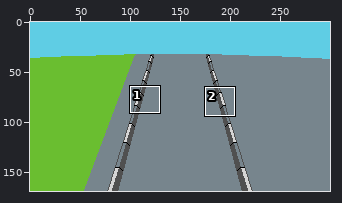
Two versions of one pixel-art file, textures/level.ase. Above, an overview of the earlier version with the close-up marked.
Close-up. Before the edit:
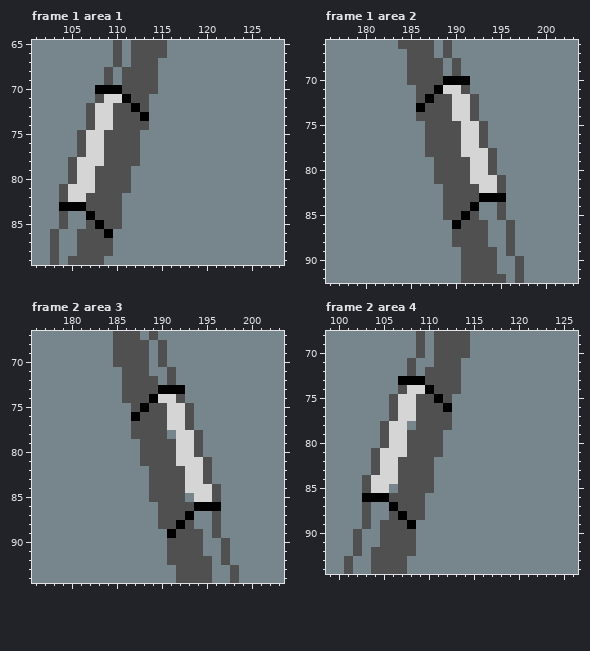
300x169 pixels, 14 frames. Shown: frame 1 area 1: x 101..128, y 65..89; frame 1 area 2: x 176..203, y 66..92; frame 2 area 3: x 176..203, y 67..94; frame 2 area 4: x 99..126, y 68..94. The commit also changed other frames or places, which this record leaves out.
Once edited:
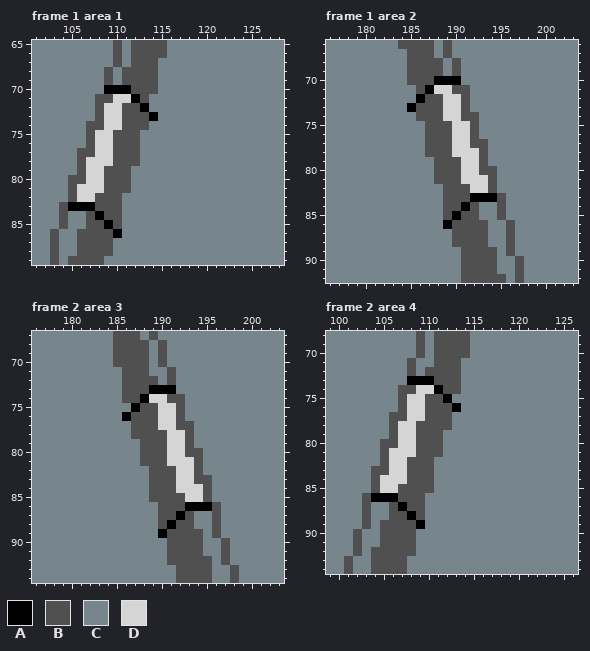
Palette (. is transparent): A #000000  B #505050  C #77858d  D #d5d5d5
Commit: mais calcada
What changed:
Changed rows in their new state; - is an unchanged pixel.
Frame 1 area 1, layer "calcada":
first column x 104:
70 ----C--A---
71 -----B-DA--
72 ---CB-D-BA-
73 ---CB-D--BA
74 ----B-D----
75 --CB-D-----
76 --CB-D-----
77 ---B-D-----
78 -CB--D-----
79 -CB-D------
80 --B-D------
81 CB--D------
82 CB-D-------
83 B--A-------
84 ---BA------
85 ----BA-----
86 -----BA----
Frame 1 area 2, layer "calcada":
first column x 185:
70 ---A--C----
71 --AD-B-----
72 -AB-D-BC---
73 AB--D-BC---
74 ----D-B----
75 -----D-BC--
76 -----D-BC--
77 -----D-B---
78 -----D--BC-
79 ------D-BC-
80 ------D-B--
81 ------D--BC
82 -------D-BC
83 -------A--B
84 ------AB---
85 -----AB----
86 ----AB-----
Frame 2 area 3, layer "calcada":
first column x 186:
73 ---A--C----
74 --AD-B-----
75 -AB-D-BC---
76 AB--D-BC---
77 ----D-B----
78 -----D-BC--
79 -----D-BC--
80 -----D-B---
81 -----D--BC-
82 ------D-BC-
83 ------D-B--
84 ------D--BC
85 -------D-BC
86 -------A--B
87 ------AB---
88 -----AB----
89 ----AB-----
Frame 2 area 4, layer "calcada":
first column x 103:
73 ----C--A---
74 -----B-DA--
75 ---CB-D-BA-
76 ---CB-D--BA
77 ----B-D----
78 --CB-D-----
79 --CB-D-----
80 ---B-D-----
81 -CB--D-----
82 -CB-D------
83 --B-D------
84 CB--D------
85 CB-D-------
86 B--A-------
87 ---BA------
88 ----BA-----
89 -----BA----
